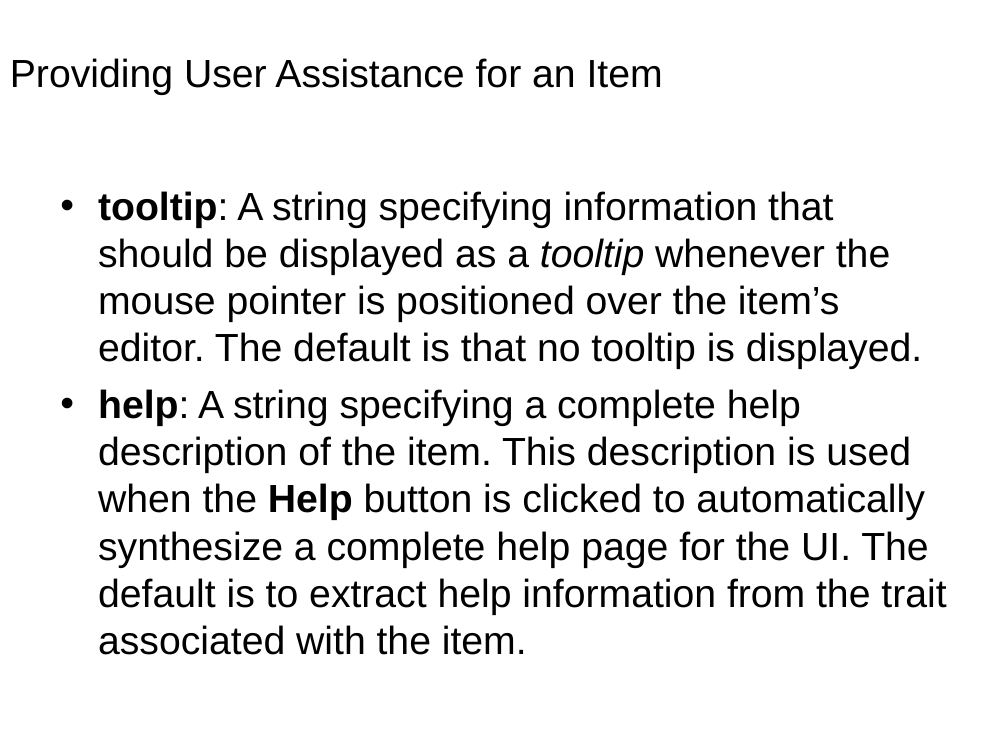
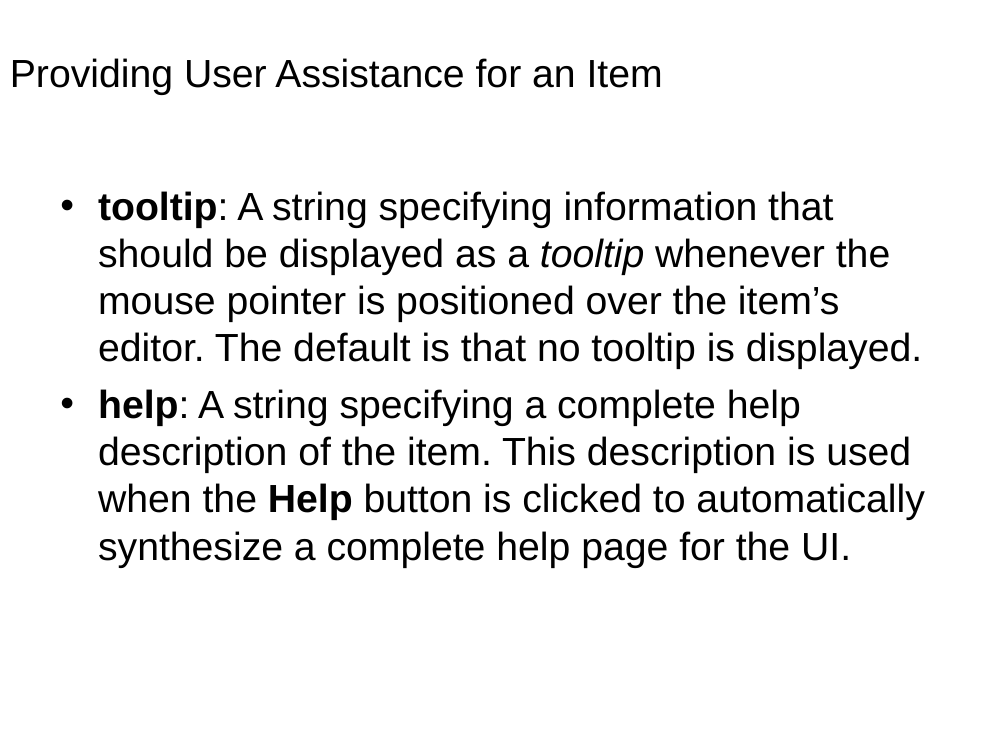
Before and after one commit to enthought/traits, a slide deck: slide 29 of enthought/traits/doc/traits_ui.ppt. Drawn at 1008x756 pixels with LibreOffice and Linux fonts; fonts in the diff are those of the drawing; background and template pictures are left out. Boxes give left, top, right and bottom in pixels: in the first picture for what was removed or moved away, otherwise in the second. Text is boxed around its words. In the diff, an @@ line names an element or a change of style, - is before the commit and + after.

Commit message:
Updated the Traits UI powerpoint presentation.

```diff
--- a/enthought/traits/doc/traits_ui.ppt
+++ b/enthought/traits/doc/traits_ui.ppt
@@ text at box(98, 389, 925, 568): text changed @@
-• help: A string specifying a complete help description of the item. This description is used when the Help button is clicked to automatically synthesize a complete help page for the UI. The default is to extract help information from the trait associated with the item.
+• help: A string specifying a complete help description of the item. This description is used when the Help button is clicked to automatically synthesize a complete help page for the UI.
```
Also in this commit, not shown: 19 other slides changed, 1 slide added.
